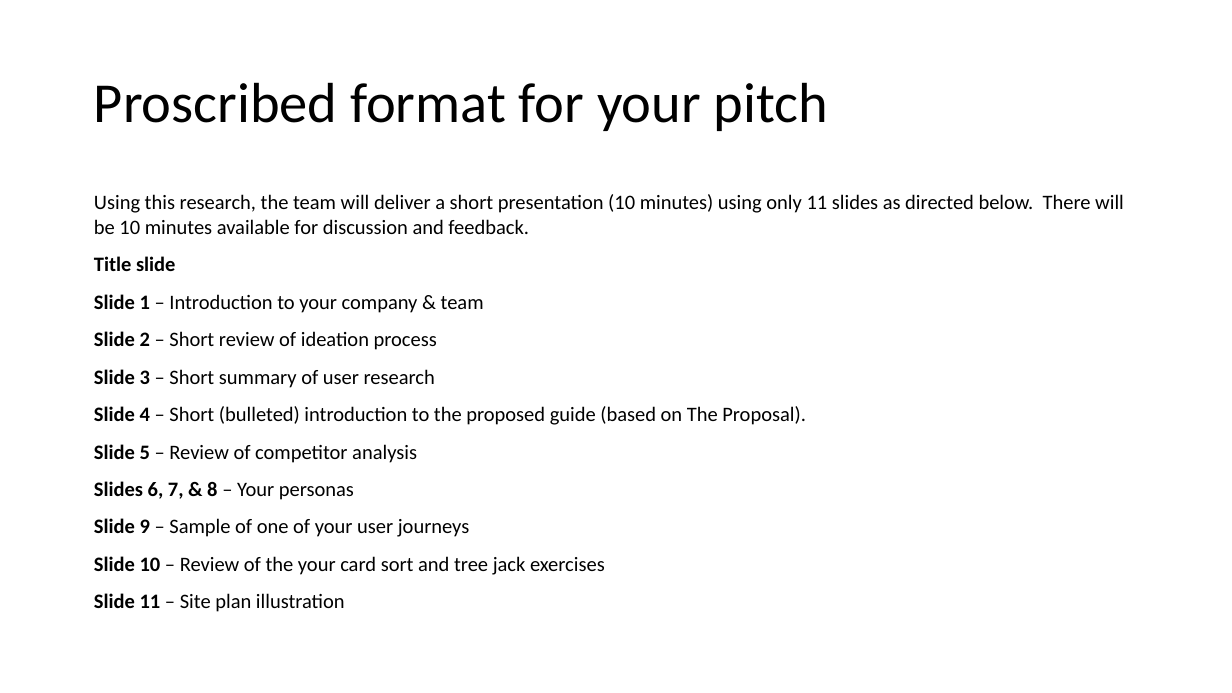
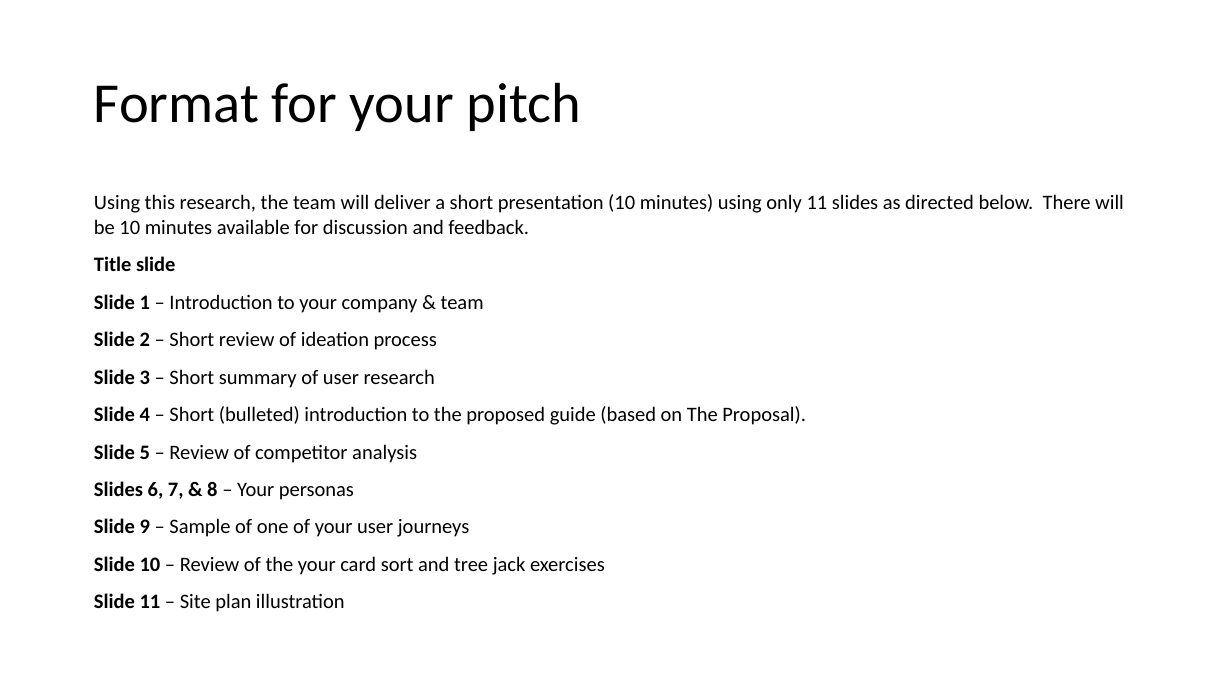
Before and after one commit to GeorgeGray97/level5-portfolio, a slide deck: slide 1 of templates/template_sp2_presentation.pptx. Drawn at 1232x693 pixels with LibreOffice and Linux fonts; fonts in the diff are those of the drawing. Boxes give left, top, right and bottom in pixels: in the first picture for what was removed or moved away, otherwise in the second. Text is boxed around its words. In the diff, an @@ line names an element or a change of style, - is before the commit and + after.

Commit message:
remove proscribed

```diff
--- a/templates/template_sp2_presentation.pptx
+++ b/templates/template_sp2_presentation.pptx
@@ title at <box>94,82,581,131</box>: text changed @@
-Proscribed format for your pitch
+Format for your pitch
```
Also in this commit, not shown: 1 other file.
